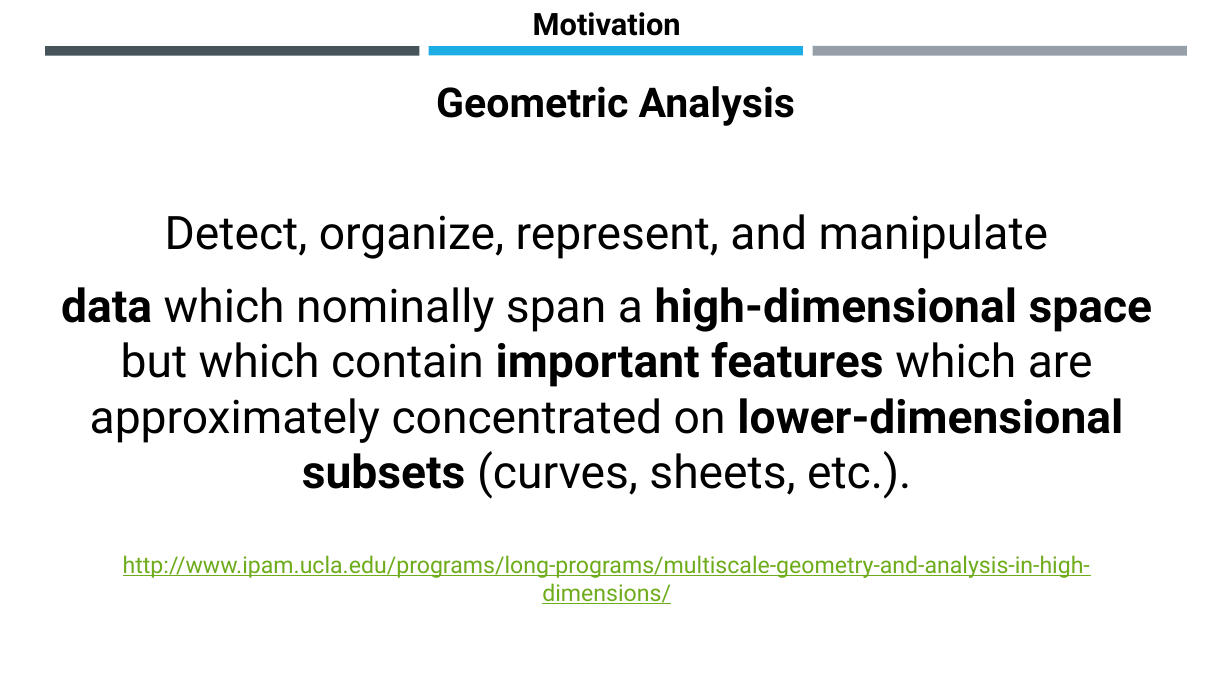
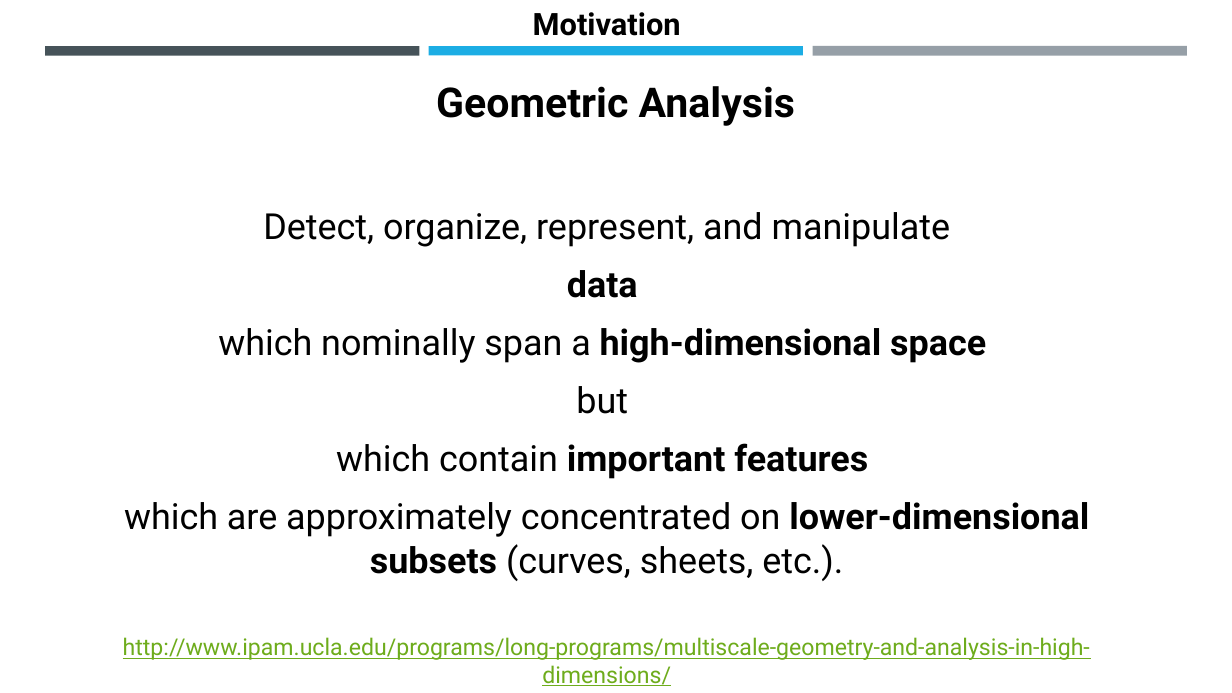
Before and after one commit to gvol11/MGA-MFD, a slide deck: slide 3 of Future Forward.pptx. Drawn at 1232x693 pixels with LibreOffice and Linux fonts; fonts in the diff are those of the drawing. Boxes give left, top, right and bottom in pixels: in the first picture for what was removed or moved away, otherwise in the second. Text is boxed around its words. In the diff, an @@ line names an element or a change of style, - is before the commit and + after.

```diff
--- a/Future Forward.pptx
+++ b/Future Forward.pptx
@@ text at [263,212,951,247]: size 36 to 28 pt in "Detect, organize, represent, and manipulate"; less space between paragraphs @@
@@ text at [124,270,1089,581]: text changed; size 36 to 28 pt @@
-data which nominally span a high-dimensional space but which contain important features which are approximately concentrated on lower-dimensional subsets (curves, sheets, etc.).
+data
+which nominally span a high-dimensional space
+but
+which contain important features
+which are approximately concentrated on lower-dimensional subsets (curves, sheets, etc.).
```
Also in this commit, not shown: 3 other slides changed, 2 slides removed.
